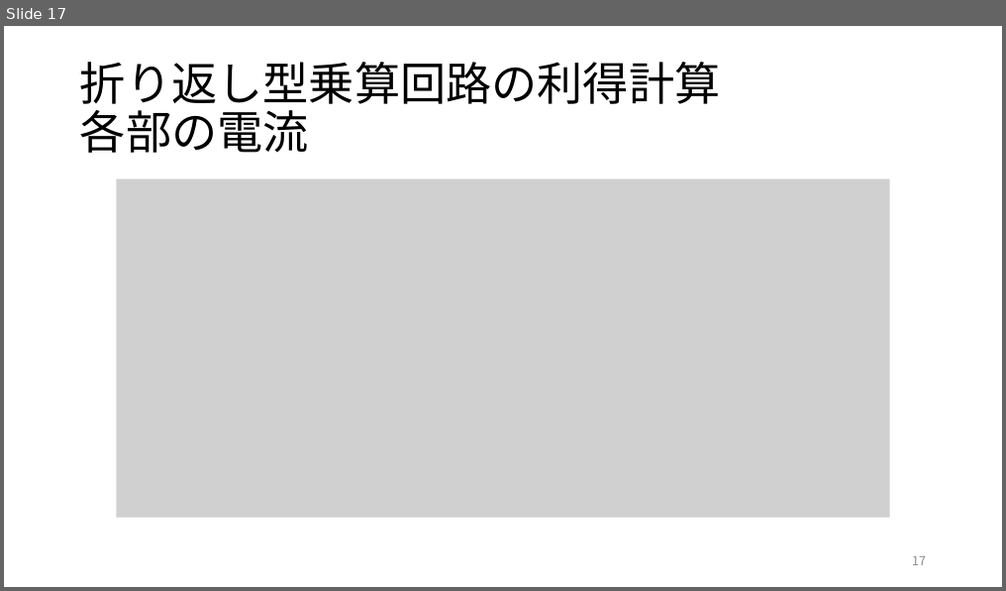
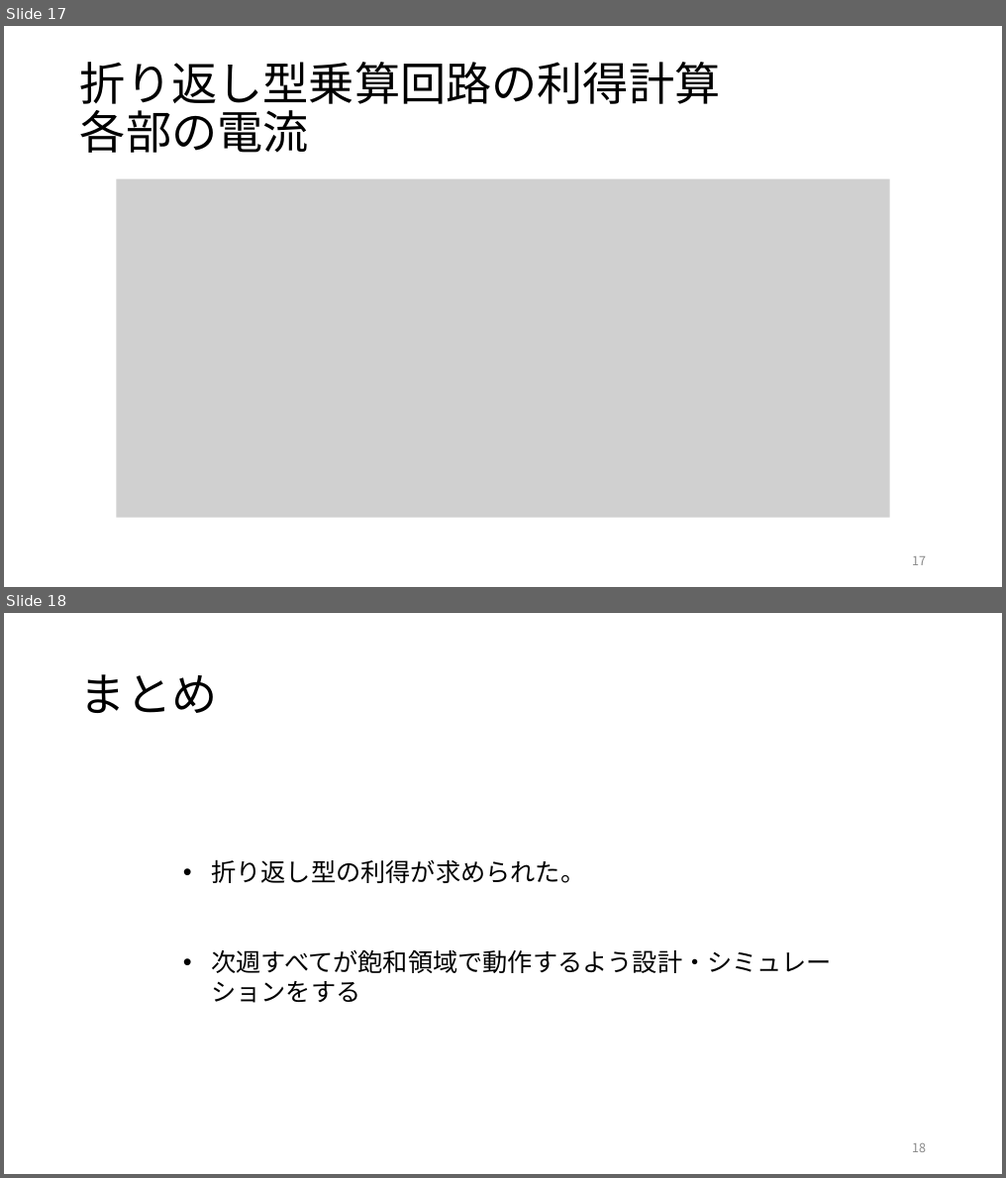
Before and after one commit to kjm-desktop10400/reserch, a slide deck: folded_gilbert/20230710/折り返し型ギルバート乗算回路の設計.pptx. Shown one above the other, each under a label of ours: slide 17 before the commit, slides 17 and 18 after it. The pictures are 1006x591 and 1006x1178 pixels, drawn with LibreOffice and Linux fonts; fonts in the diff are those of the drawing; grey boxes stand for pictures. Boxes give left, top, right and bottom in pixels: in the first picture for what was removed or moved away, otherwise in the second. Text is boxed around its words. In the diff, an @@ line names an element or a change of style, - is before the commit and + after.

```diff
--- a/folded_gilbert/20230710/折り返し型ギルバート乗算回路の設計.pptx
+++ b/folded_gilbert/20230710/折り返し型ギルバート乗算回路の設計.pptx
@@ slide 18 added at (4,613,1002,1174), background #FFFFFF @@
@@ title added at (80,674,218,713), 44 pt, text #000000 @@
+まとめ
@@ text added at (211,860,832,1003), 24 pt, text #000000 @@
+• 折り返し型の利得が求められた。
+• 次週すべてが飽和領域で動作するよう設計・シミュレーションをする
@@ page number added at (912,1144,926,1153), 12 pt, text #8C8C8C @@
+18
```
Also in this commit, not shown: 10 other files.
